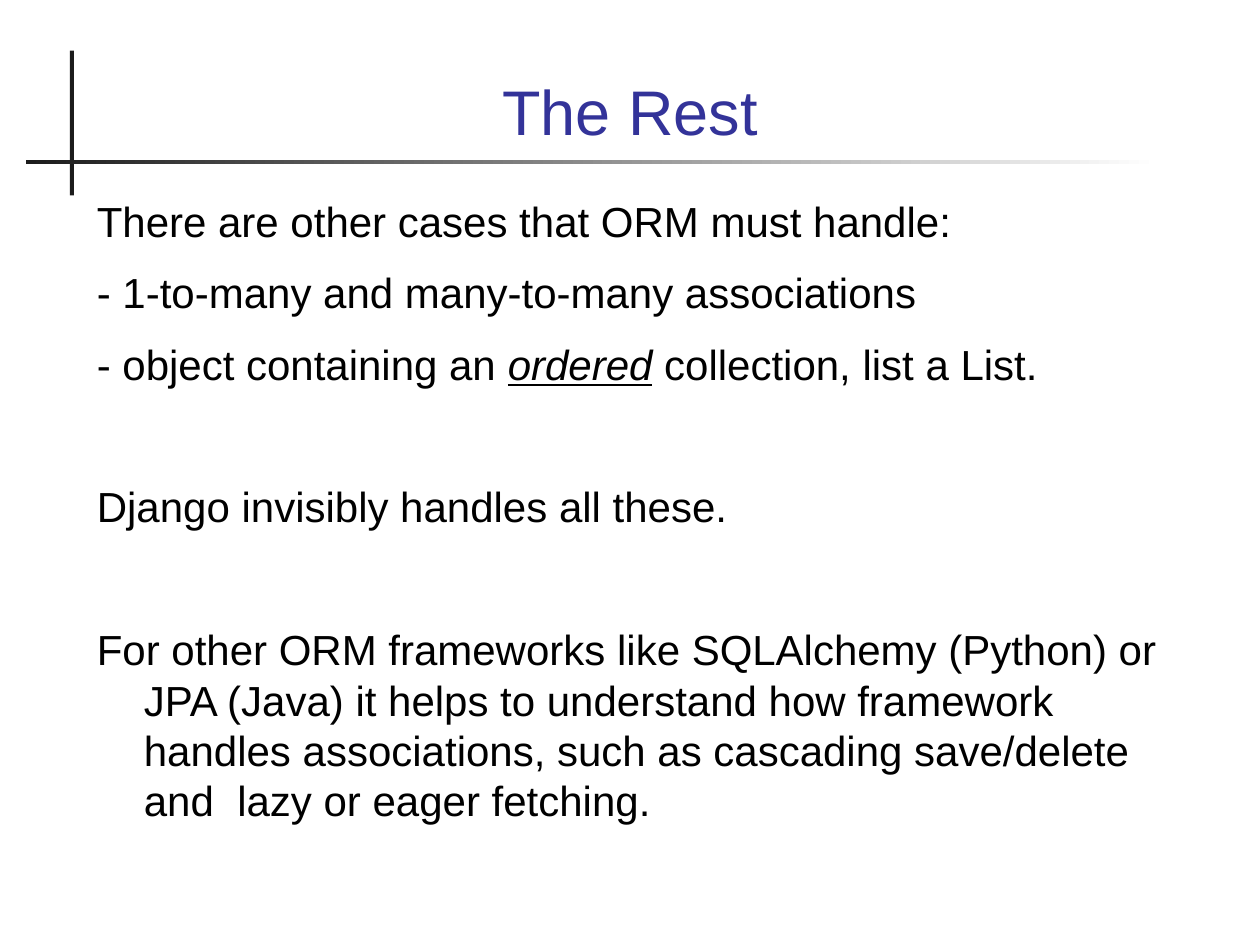
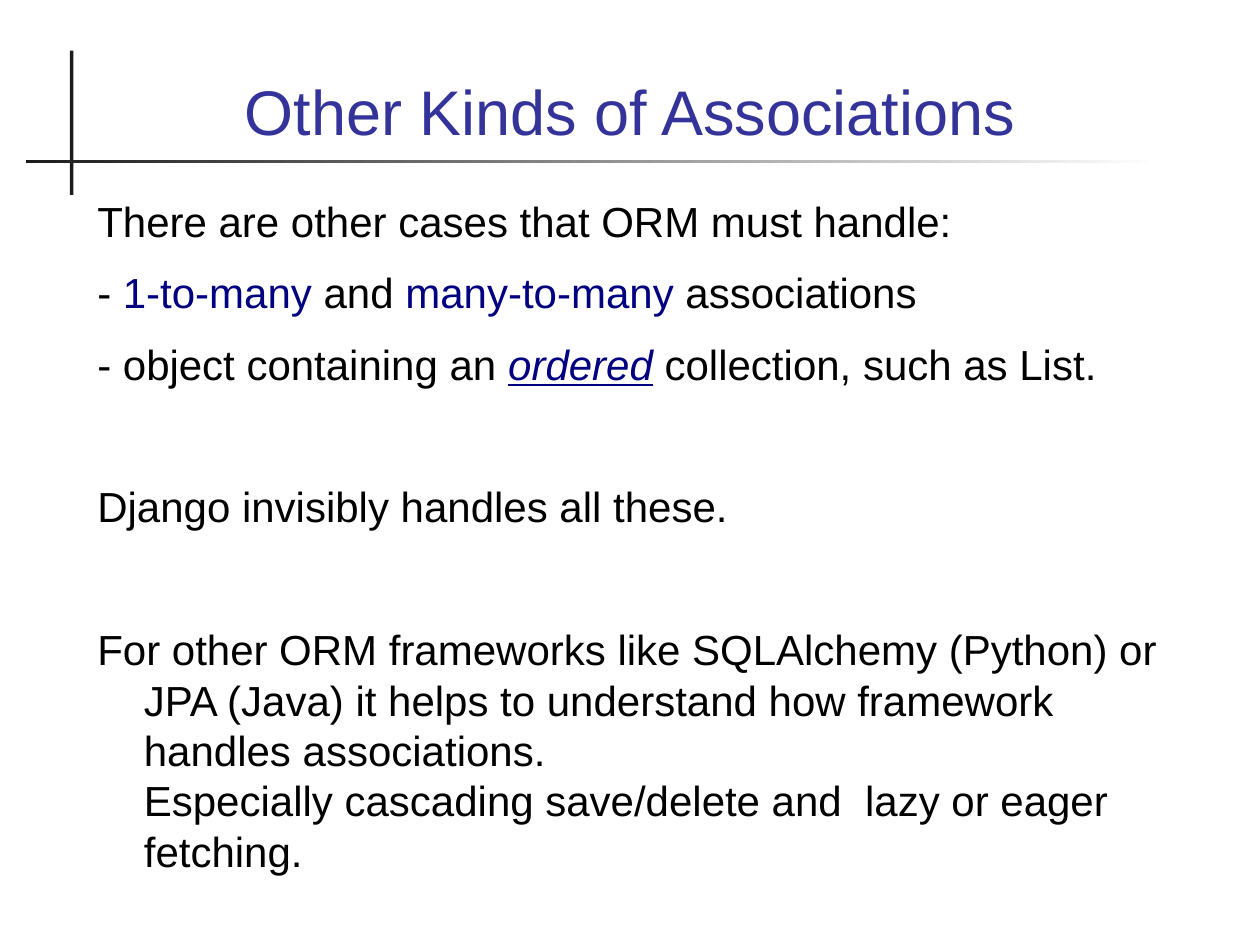
Before and after one commit to cpske/ISP, a slide deck: slide 29 of database/Persistence-and-ORM.ppt (slide 30 before the commit). Drawn at 1260x945 pixels with LibreOffice and Linux fonts; fonts in the diff are those of the drawing. Boxes give left, top, right and bottom in pixels: in the first picture for what was removed or moved away, otherwise in the second. Text is boxed around its words. In the diff, an @@ line names an element or a change of style, - is before the commit and + after.

```diff
--- a/database/Persistence-and-ORM.ppt
+++ b/database/Persistence-and-ORM.ppt
@@ title at [245,89,1014,136]: text changed @@
-The Rest
+Other Kinds of Associations
@@ text at [123,277,916,317]: text colour #000000 to #000080 in "1-to-many many-to-many" @@
@@ text at [123,349,1096,388]: text changed @@
-- object containing an ordered collection, list a List.
+- object containing an ordered collection, such as List.
@@ text at [97,634,1156,875]: text changed @@
-For other ORM frameworks like SQLAlchemy (Python) or JPA (Java) it helps to understand how framework handles associations, such as cascading save/delete and lazy or eager fetching.
+For other ORM frameworks like SQLAlchemy (Python) or JPA (Java) it helps to understand how framework handles associations.
+Especially cascading save/delete and lazy or eager fetching.
```
Also in this commit, not shown: 14 other slides changed, 3 slides added, 1 slide removed, 3 other files.
